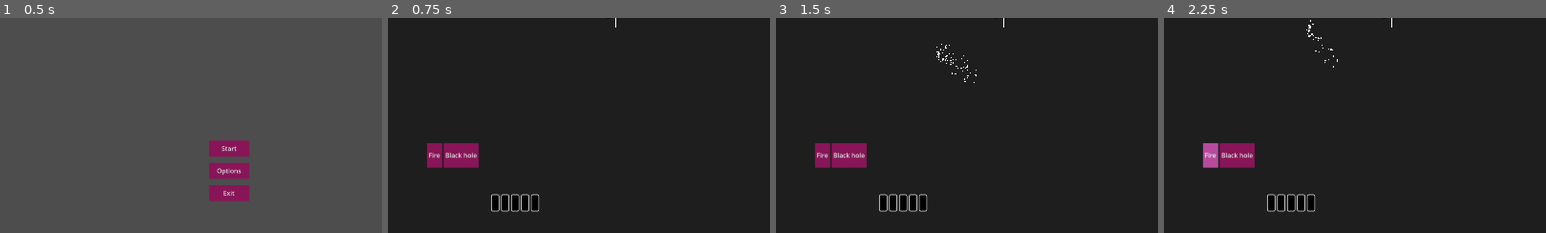
Above: before the commit, frames 1-4 (left to right).
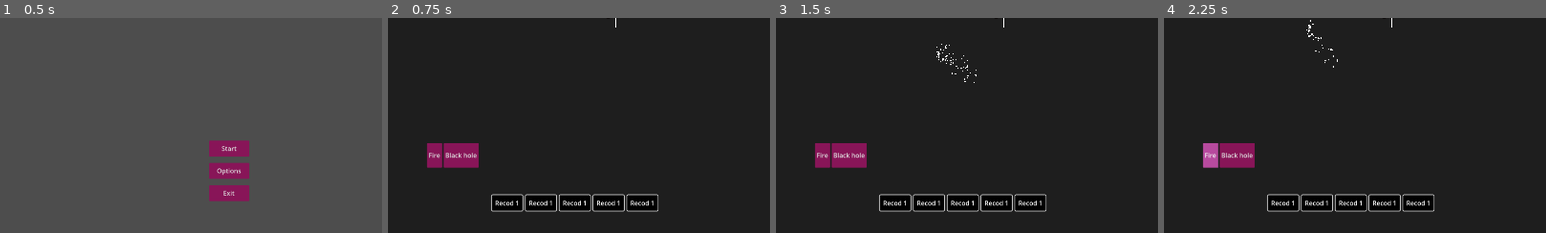
Above: after the commit, the same moments.

Repository: duckenclaw/gmtk2025
Game: Godot game, scene res://src/main_menu.tscn
Two runs of this game, one before a commit and one after it. Both use one fixed random seed, a clock stepped at 60 frames per second and the inputs below.
Inputs (mouse positions are % of the whole screen's width and height, from its top left):
- Up to frame 1 (0.5 s): no input
- Up to frame 2 (0.75 s): click "Start" at 0.5 s
- Up to frame 3 (1.5 s): click (34, 93) at 1.27 s
- Up to frame 4 (2.25 s): click "Fire" at 2 s
The pictures show only the part of the screen within x 20-70%, y 50-100%; the shares and areas given below are measured in that part.

Frame 1 is identical in both runs. In frame 2, 2.9% of the frame differs, in the area x 28-71%, y 81-91%; in frame 3, 2.9%; in frame 4, 2.9%.

Commit message:
added player shadow materials

Diff:
--- /dev/null
+++ b/assets/shaders/hands_shadow_material.tres
@@ -0,0 +1,7 @@
+[gd_resource type="ShaderMaterial" load_steps=2 format=3 uid="uid://brl4r63pus6xw"]
+
+[ext_resource type="Shader" uid="uid://dqq61xdyviuav" path="res://assets/shaders/recolor.gdshader" id="1_5o3x3"]
+
+[resource]
+shader = ExtResource("1_5o3x3")
+shader_parameter/color = Color(1, 1, 1, 1)
--- /dev/null
+++ b/assets/shaders/player_shadow_material.tres
@@ -0,0 +1,7 @@
+[gd_resource type="ShaderMaterial" load_steps=2 format=3 uid="uid://bm2108ea6mlk5"]
+
+[ext_resource type="Shader" uid="uid://dqq61xdyviuav" path="res://assets/shaders/recolor.gdshader" id="1_vrgl2"]
+
+[resource]
+shader = ExtResource("1_vrgl2")
+shader_parameter/color = Color(0.8047426, 0.80474263, 0.8047426, 1)
--- /dev/null
+++ b/assets/shaders/recolor.gdshader
@@ -0,0 +1,15 @@
+shader_type canvas_item;
+
+uniform vec4 color: source_color;
+
+void fragment() {
+	vec4 original = texture(TEXTURE, UV);
+	if (original.a > 0.0) {
+		COLOR = color;
+	}
+}
+
+//void light() {
+//	// Called for every pixel for every light affecting the CanvasItem.
+//	// Uncomment to replace the default light processing function with this one.
+//}
--- a/project.godot
+++ b/project.godot
@@ -124,3 +124,5 @@
 
 renderer/rendering_method="gl_compatibility"
 renderer/rendering_method.mobile="gl_compatibility"
+anti_aliasing/quality/msaa_2d=1
+anti_aliasing/quality/msaa_3d=1
--- a/src/player/player.gd
+++ b/src/player/player.gd
@@ -51,6 +51,8 @@
 func _ready() -> void:
 	if !is_copy:
 		player_config = State.player_config
+	else:
+		set_shadow_colors()
 
 	health = player_config.max_health
 
@@ -157,6 +159,9 @@
 	if area.is_in_group("center_area"):
 		#State.player_is_home = false
 		pass
+
+func set_shadow_colors():
+	pass
 
 func update_visuals():
 	var mouse_direction: Vector2 = (get_global_mouse_position() - hands_top_front.global_position).normalized()
--- a/src/ui/copy_button.gd
+++ b/src/ui/copy_button.gd
@@ -5,6 +5,8 @@
 var copy: Player
 
 @onready var label: Label = $MarginContainer/Label
+@onready var player_silouette: Container = $MarginContainer/Container
+
 
 func _ready() -> void:
 	if record != null:
@@ -14,6 +16,11 @@
 
 func setup_record():
 	label.text = record.id
+	player_silouette.modulate = record.color
 
 func setup_empty():
 	pass
+
+
+func _on_click_listener_mouse_pressed() -> void:
+	pass # Replace with function body.
--- a/src/ui/copy_button.tscn
+++ b/src/ui/copy_button.tscn
@@ -1,6 +1,12 @@
-[gd_scene load_steps=2 format=3 uid="uid://c28sw4vsxpqlj"]
+[gd_scene load_steps=8 format=3 uid="uid://c28sw4vsxpqlj"]
 
 [ext_resource type="Script" uid="uid://br1648l6eolgs" path="res://src/ui/copy_button.gd" id="1_6lgf1"]
+[ext_resource type="Material" uid="uid://bm2108ea6mlk5" path="res://assets/shaders/player_shadow_material.tres" id="2_d2r1c"]
+[ext_resource type="Script" uid="uid://cjs56bula4a82" path="res://src/ui/mouse_pressed_listener.gd" id="2_h6mug"]
+[ext_resource type="Texture2D" uid="uid://u2xov25lfo1c" path="res://assets/art/player/player_front.PNG" id="2_irau5"]
+[ext_resource type="Texture2D" uid="uid://cmrjf4p5xyg8j" path="res://assets/art/player/left_hand_front.PNG" id="3_tkwsb"]
+[ext_resource type="Texture2D" uid="uid://cw7irwvgn2fk" path="res://assets/art/player/right_hand_front.PNG" id="4_d2r1c"]
+[ext_resource type="Material" uid="uid://brl4r63pus6xw" path="res://assets/shaders/hands_shadow_material.tres" id="4_jyban"]
 
 [node name="CopyButton" type="PanelContainer"]
 offset_left = 8.0
@@ -12,8 +18,38 @@
 [node name="MarginContainer" type="MarginContainer" parent="."]
 layout_mode = 2
 
-[node name="TextureButton" type="TextureButton" parent="MarginContainer"]
+[node name="Container" type="Container" parent="MarginContainer"]
 layout_mode = 2
+
+[node name="Player" type="TextureRect" parent="MarginContainer/Container"]
+material = ExtResource("2_d2r1c")
+layout_mode = 2
+texture = ExtResource("2_irau5")
+expand_mode = 1
+stretch_mode = 4
+
+[node name="LeftHand" type="TextureRect" parent="MarginContainer/Container"]
+material = ExtResource("4_jyban")
+layout_mode = 2
+texture = ExtResource("3_tkwsb")
+expand_mode = 1
+stretch_mode = 4
+
+[node name="RightHand" type="TextureRect" parent="MarginContainer/Container"]
+material = ExtResource("4_jyban")
+layout_mode = 2
+texture = ExtResource("4_d2r1c")
+expand_mode = 1
+stretch_mode = 4
 
 [node name="Label" type="Label" parent="MarginContainer"]
 layout_mode = 2
+text = "Recod 1"
+
+[node name="TextureRect" type="TextureRect" parent="MarginContainer"]
+layout_mode = 2
+
+[node name="ClickListener" type="Node" parent="."]
+script = ExtResource("2_h6mug")
+
+[connection signal="mouse_pressed" from="ClickListener" to="." method="_on_click_listener_mouse_pressed"]
--- a/src/upgrades/upgrade_card.tscn
+++ b/src/upgrades/upgrade_card.tscn
@@ -1,7 +1,7 @@
 [gd_scene load_steps=3 format=3 uid="uid://4qenjsgkc0ts"]
 
 [ext_resource type="Script" uid="uid://e8wckeq84dyo" path="res://src/upgrades/upgrade_card.gd" id="1_lfd37"]
-[ext_resource type="Script" uid="uid://cjs56bula4a82" path="res://src/upgrades/mouse_pressed_listener.gd" id="2_7ykpv"]
+[ext_resource type="Script" uid="uid://cjs56bula4a82" path="res://src/ui/mouse_pressed_listener.gd" id="2_7ykpv"]
 
 [node name="UpgradeCard" type="PanelContainer"]
 script = ExtResource("1_lfd37")
Not shown, added: assets/shaders/recolor.gdshader.uid
Renamed: src/upgrades/mouse_pressed_listener.gd -> src/ui/mouse_pressed_listener.gd
Renamed: src/upgrades/mouse_pressed_listener.gd.uid -> src/ui/mouse_pressed_listener.gd.uid
